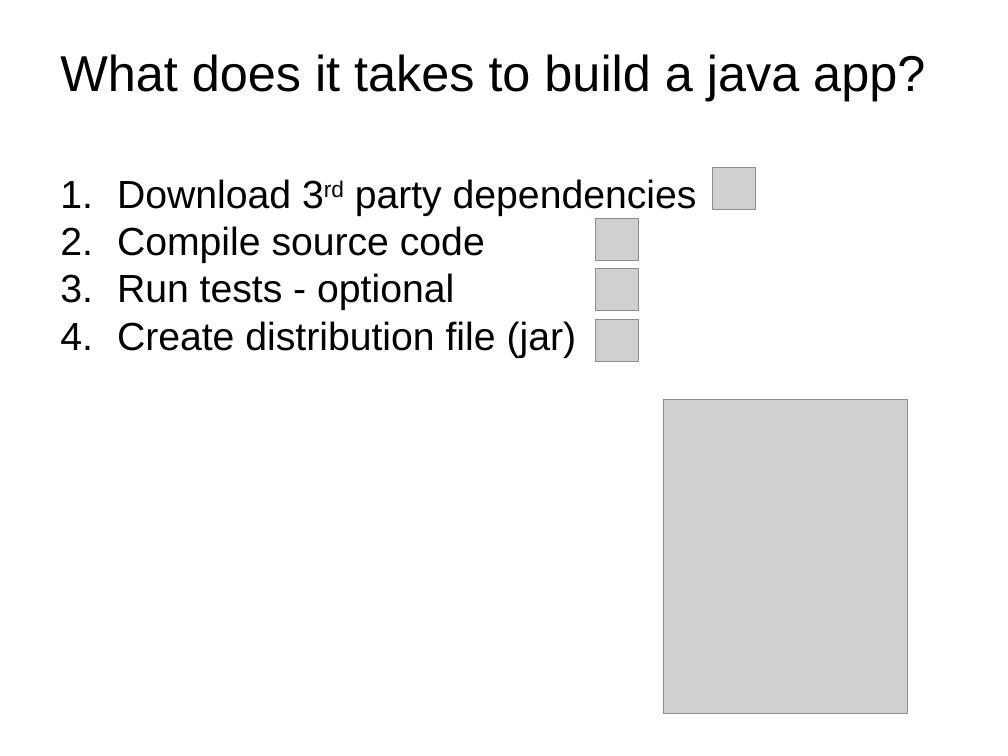
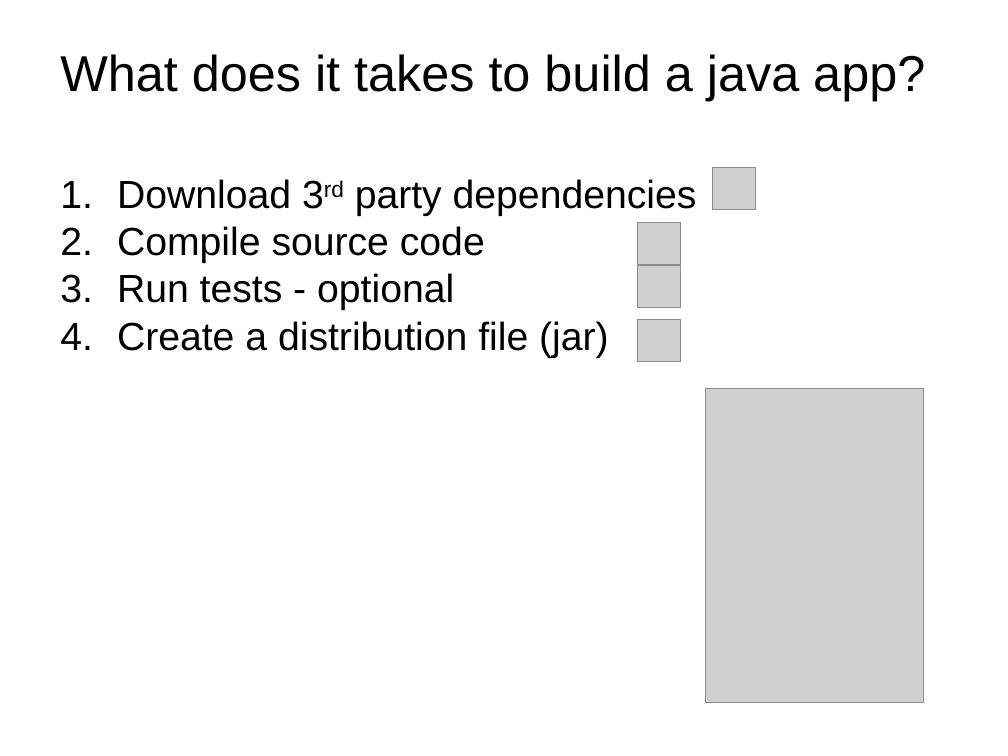
Before and after one commit to kob-aha/gradle-presentation, a slide deck: slide 14 of presentation/Introduction to Gradle.pptx. Drawn at 1008x756 pixels with LibreOffice and Linux fonts; fonts in the diff are those of the drawing; grey boxes stand for pictures; background and template pictures are left out. Boxes give left, top, right and bottom in pixels: in the first picture for what was removed or moved away, otherwise in the second. Text is boxed around its words. In the diff, an @@ line names an element or a change of style, - is before the commit and + after.

```diff
--- a/presentation/Introduction to Gradle.pptx
+++ b/presentation/Introduction to Gradle.pptx
@@ picture removed at (x1=596, y1=219, x2=639, y2=261) @@
@@ picture added at (x1=637, y1=223, x2=680, y2=265) @@
@@ picture removed at (x1=596, y1=269, x2=639, y2=311) @@
@@ picture added at (x1=637, y1=266, x2=680, y2=308) @@
@@ text at (x1=117, y1=321, x2=609, y2=358): text changed @@
-4. Create distribution file (jar)
+4. Create a distribution file (jar)
@@ picture removed at (x1=596, y1=320, x2=639, y2=362) @@
@@ picture added at (x1=637, y1=320, x2=680, y2=362) @@
@@ picture resized from (x1=663, y1=399, x2=907, y2=714) to (x1=706, y1=388, x2=924, y2=703) @@
```
Also in this commit, not shown: 7 other slides changed, 1 slide added, 10 other files.
